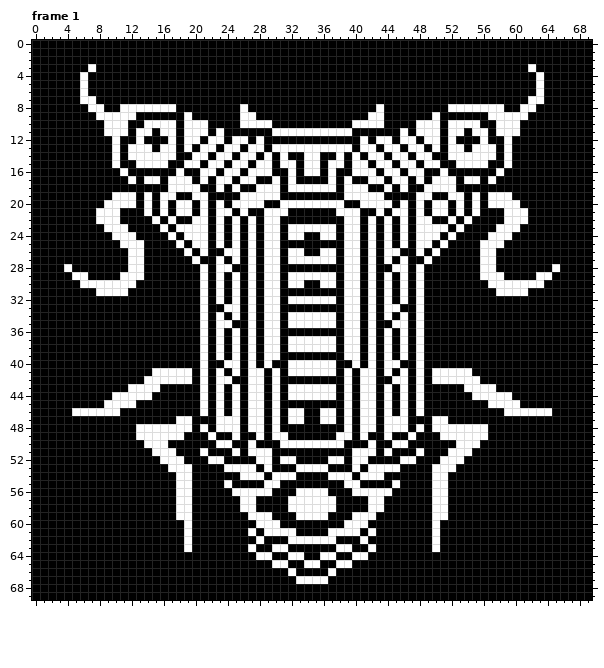
Two states of a pixel-art file, aseprite/Enemies/Bosses/V2/boss_03.aseprite. The picture above is the old version.
70x70 pixels, 10 frames. Shown: frame 1. The commit also changed other frames, which this record leaves out.
The result:
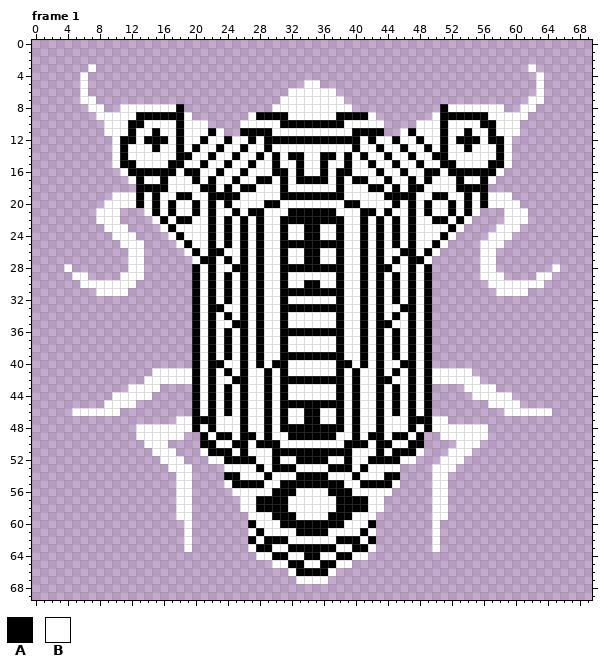
Palette (. is transparent): A #000000  B #ffffff
Diff:
layer "BG" now hidden
Frame 1:
The edit turns colour B into colour A in row 23 at x 34 to 35; in row 27 at x 34 to 35.
The edit turns colour A into colour B in row 5 at x 34 to 35; in row 6 at x 32 to 37; in row 7 at x 31 to 38; in row 8 at x 30 to 39; in row 9 at x 32 to 37; in row 10 at x 30 and 39.
Colour A is removed in rows 0 to 2 at x 0 to 69; in row 3 at x 0 to 6, 8 to 61 and 63 to 69; in row 4 at x 0 to 5, 7 to 62 and 64 to 69; in row 5 at x 0 to 5, 7 to 33, 36 to 62 and 64 to 69; in row 6 at x 0 to 5, 7 to 31, 38 to 62 and 64 to 69; in row 7 at x 0 to 5, 8 to 30, 39 to 61 and 64 to 69.
Colour A is removed in row 8 at x 0 to 6, 9 to 10, 19 to 25, 27 to 29, 40 to 42, 44 to 50, 59 to 60 and 63 to 69; in row 9 at x 0 to 7, 20 to 25, 44 to 49 and 62 to 69; in row 10 at x 0 to 8, 22 to 25, 44 to 47 and 61 to 69; in row 11 at x 0 to 8, 24 to 25, 44 to 45 and 61 to 69; in rows 12 to 15 at x 0 to 9 and 60 to 69; in row 16 at x 0 to 10 and 59 to 69.
Colour A is removed in row 17 at x 0 to 11 and 58 to 69; in row 18 at x 0 to 12 and 57 to 69; in row 19 at x 0 to 9 and 60 to 69; in row 20 at x 0 to 8 and 61 to 69; in row 21 at x 0 to 7, 11 to 13, 56 to 58 and 62 to 69; in row 22 at x 0 to 7, 11 to 14, 55 to 58 and 62 to 69.
Colour A is removed in row 23 at x 0 to 8, 12 to 15, 54 to 57 and 61 to 69; in row 24 at x 0 to 9, 13 to 16, 53 to 56 and 60 to 69; in row 25 at x 0 to 10, 14 to 17, 52 to 55 and 59 to 69; in row 26 at x 0 to 11, 14 to 18, 51 to 55 and 58 to 69; in row 27 at x 0 to 11, 14 to 19, 50 to 55 and 58 to 69; in row 28 at x 0 to 3, 5 to 11, 14 to 19, 50 to 55, 58 to 64 and 66 to 69.
Colour A is removed in row 29 at x 0 to 4, 7 to 10, 14 to 19, 50 to 55, 59 to 62 and 65 to 69; in row 30 at x 0 to 5, 13 to 19, 50 to 56 and 64 to 69; in row 31 at x 0 to 7, 12 to 19, 50 to 57 and 62 to 69; in rows 32 to 40 at x 0 to 19 and 50 to 69; in row 41 at x 0 to 14 and 55 to 69; in row 42 at x 0 to 13 and 56 to 69.
Colour A is removed in row 43 at x 0 to 11, 16 to 19, 50 to 53 and 58 to 69; in row 44 at x 0 to 9, 15 to 19, 50 to 54 and 60 to 69; in row 45 at x 0 to 8, 13 to 19, 50 to 56 and 61 to 69; in row 46 at x 0 to 4, 11 to 19, 50 to 58 and 65 to 69; in row 47 at x 0 to 17 and 52 to 69; in row 48 at x 0 to 12 and 57 to 69.
Colour A is removed in row 49 at x 0 to 12, 19 to 20, 49 to 50 and 57 to 69; in row 50 at x 0 to 13, 17 to 20, 49 to 52 and 56 to 69; in row 51 at x 0 to 14, 18 to 20, 49 to 51 and 55 to 69; in row 52 at x 0 to 15, 19 to 21, 48 to 50 and 54 to 69; in row 53 at x 0 to 16, 20 to 23, 46 to 49 and 53 to 69; in rows 54 to 55 at x 0 to 17, 20 to 23, 46 to 49 and 52 to 69.
Colour A is removed in row 56 at x 0 to 17, 20 to 24, 45 to 49 and 52 to 69; in rows 57 to 58 at x 0 to 17, 20 to 25, 44 to 49 and 52 to 69; in row 59 at x 0 to 17, 20 to 26, 43 to 49 and 52 to 69; in rows 60 to 63 at x 0 to 18, 20 to 26, 43 to 49 and 51 to 69; in row 64 at x 0 to 27 and 42 to 69; in row 65 at x 0 to 29 and 40 to 69.
Colour A is removed in row 66 at x 0 to 31 and 38 to 69; in row 67 at x 0 to 32 and 37 to 69; in rows 68 to 69 at x 0 to 69.
Colour B is removed in rows 8 to 9 at x 26 and 43.
